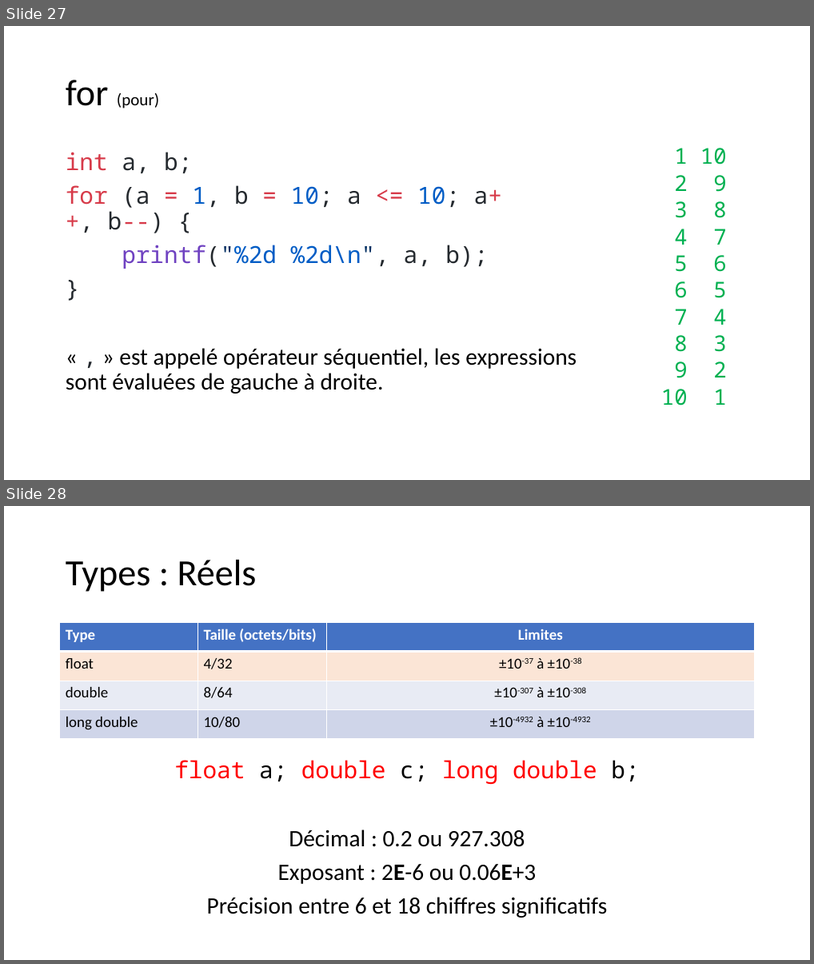
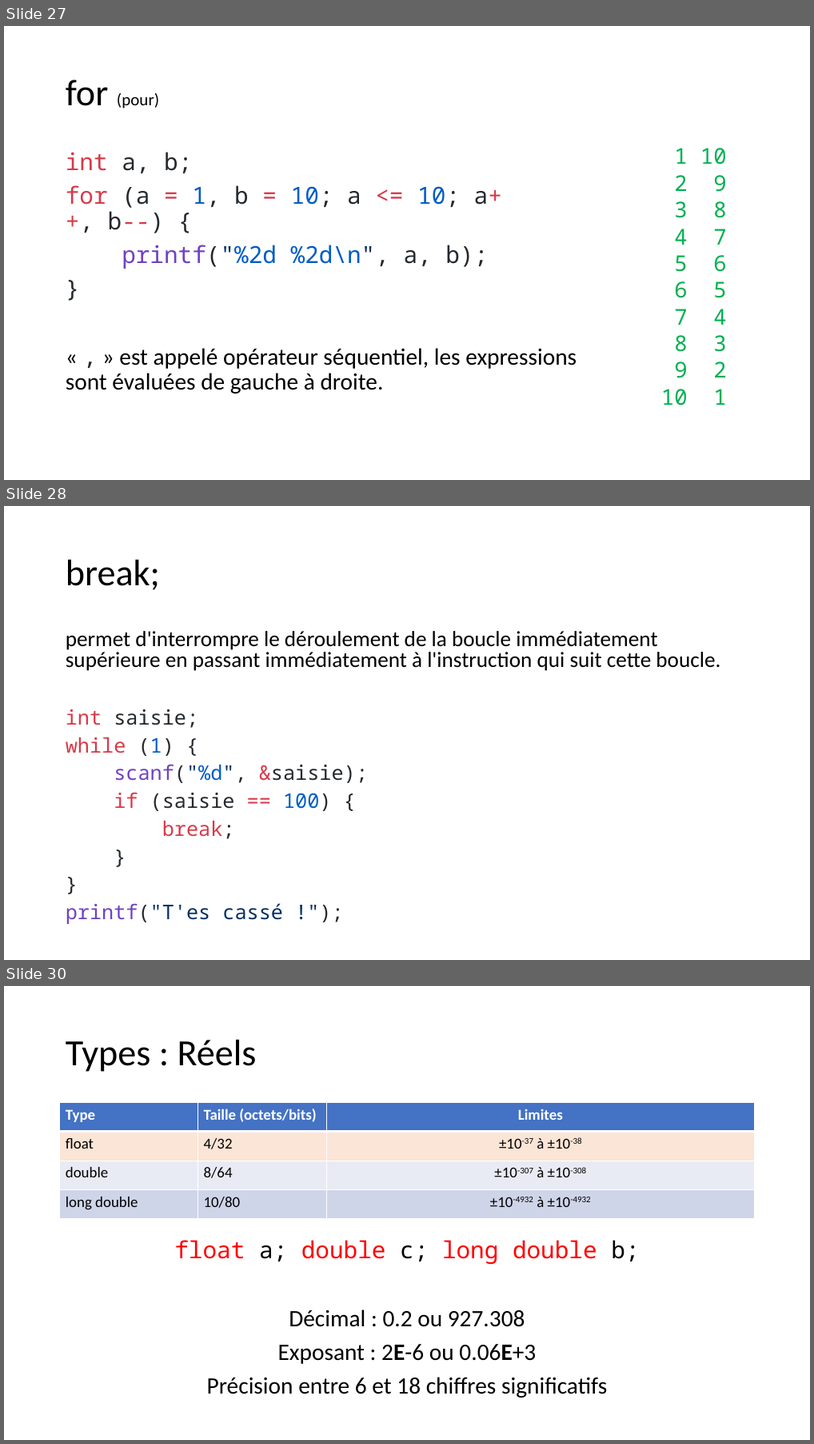
Before and after one commit to standard3/BTS1, a slide deck: 02_C/02_Types-et-operateurs/Types et opérateurs en C.pptx. Shown one above the other, each under a label of ours: slides 27 and 28 before the commit, slides 27, 28 and 30 after it; the slides between them are not shown. The pictures are 814x964 and 814x1444 pixels, drawn with LibreOffice and Linux fonts; fonts in the diff are those of the drawing. Boxes give left, top, right and bottom in pixels: in the first picture for what was removed or moved away, otherwise in the second. Text is boxed around its words. In the diff, an @@ line names an element or a change of style, - is before the commit and + after.

```diff
--- a/02_C/02_Types-et-operateurs/Types et opérateurs en C.pptx
+++ b/02_C/02_Types-et-operateurs/Types et opérateurs en C.pptx
@@ slide 28 added at box(4, 506, 810, 960), background #FFFFFF @@
@@ title added at box(66, 560, 160, 590), 44 pt, text #000000 @@
+break;
@@ text added at box(66, 631, 721, 924), 25.9 pt, text #000000 @@
+permet d'interrompre le déroulement de la boucle immédiatement supérieure en passant immédiatement à l'instruction qui suit cette boucle.
+int saisie;
+while (1) {
+scanf("%d", &saisie);
+if (saisie == 100) {
+break;
+}
+}
+printf("T'es cassé !");
@@ what was slide 28 is now slide 30 @@
```
Also in this commit, not shown: 1 slide changed, 4 other slides added, 24 other files.
